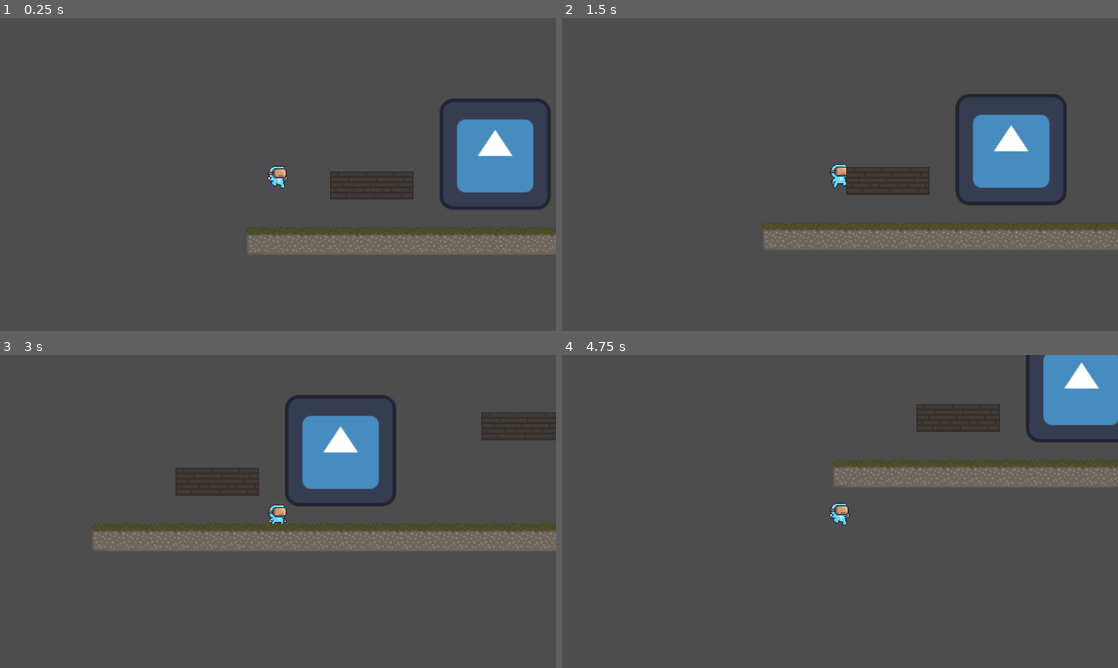
Above: before the commit, frames 1-4 (two rows, left to right).
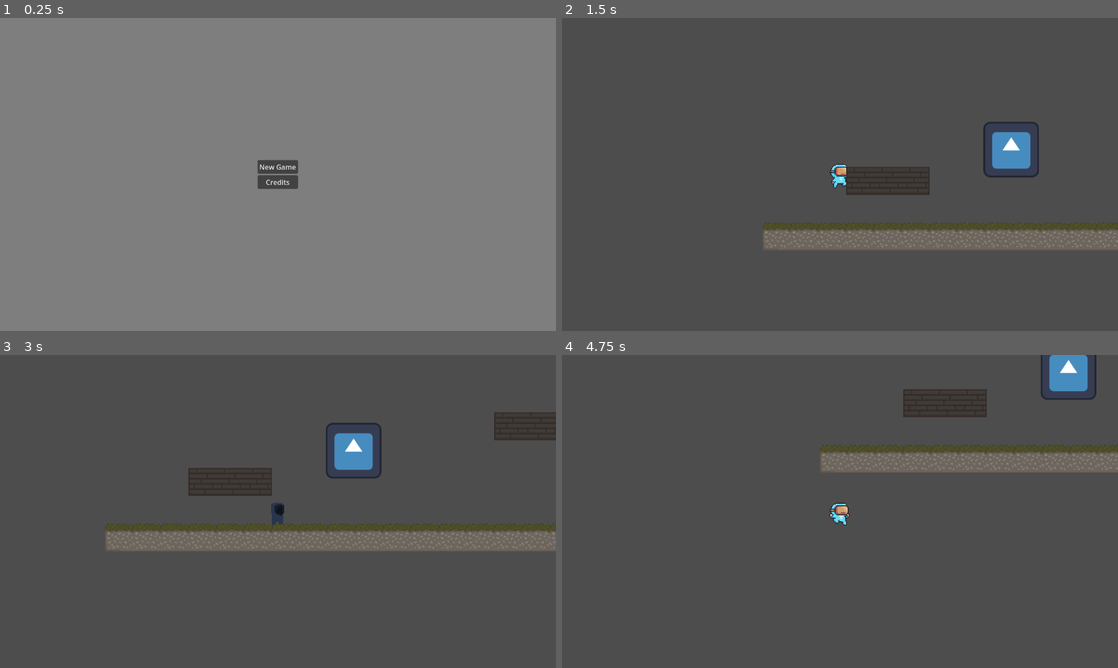
Above: after the commit, the same moments.

Repository: Sederic/Hook-Hero
Game: Godot game, scene res://Scenes/level.tscn
Two runs of this game, one before a commit and one after it. Both use one fixed random seed, a clock stepped at 60 frames per second and the inputs below. The engine's default icon, where the game draws it, is replaced by a stand-in: a white triangle on a blue panel in a dark square.
Inputs (mouse positions are in pixels of both pictures, inside the frame that each line leads up to):
- Up to frame 1 (0.25 s): no input
- Up to frame 2 (1.5 s): click (840, 168) at 0.5 s, where only the run after the commit has a clickable "New Game"; tap Enter at 1.25 s; hold D (Right) from 1.28 s (still down); tap Space (Space) at 1.35 s
- Up to frame 3 (3 s): tap Space (Space) at 2.1 s; release D (Right) at 2.75 s; click "New Game" at 2.75 s
- Up to frame 4 (4.75 s): hold A (Left) 3.53-4.28 s; tap Space (Space) at 3.6, 4.35 s; hold D (Right) from 4.28 s (still down)

The runs differ from the first frame. In frame 1, 99% of the frame differs, in the area x 0-100%, y 0-100%; in frame 2, 3.6%; in frame 3, 4.7%; in frame 4, 9.7%.

Commit message:
made UI less annoying in editor

Diff:
--- a/Scenes/enemy.tscn
+++ b/Scenes/enemy.tscn
@@ -6,7 +6,7 @@
 [sub_resource type="RectangleShape2D" id="RectangleShape2D_psi57"]
 size = Vector2(128, 128)
 
-[node name="Sprite2D" type="Sprite2D"]
+[node name="enemy" type="Sprite2D"]
 position = Vector2(350, 300)
 texture = ExtResource("1_47b3f")
 script = ExtResource("2_akc2x")
--- a/Scenes/level.tscn
+++ b/Scenes/level.tscn
@@ -18,13 +18,15 @@
 render_target_update_mode = 4
 
 [node name="TileMap" parent="SubViewportContainer/SubViewport" instance=ExtResource("1_5ml2h")]
+visible = false
 position = Vector2(205, 2.08165e-12)
 layer_0/tile_data = PackedInt32Array(262152, 0, 1, 327688, 0, 2, 393224, 0, 3, 1638400, 131072, 1, 1703936, 131072, 2,  …(5205 unchanged characters)…
 
 [node name="Player" parent="SubViewportContainer/SubViewport" instance=ExtResource("2_tiybw")]
 position = Vector2(100, 300)
 
-[node name="Sprite2D" parent="SubViewportContainer/SubViewport" instance=ExtResource("3_ry0cf")]
+[node name="enemy" parent="SubViewportContainer/SubViewport" instance=ExtResource("3_ry0cf")]
+scale = Vector2(0.5, 0.5)
 
 [node name="TileMap2" type="TileMap" parent="SubViewportContainer/SubViewport"]
 tile_set = ExtResource("4_wm045")
--- a/Scenes/player.tscn
+++ b/Scenes/player.tscn
@@ -1,10 +1,11 @@
-[gd_scene load_steps=32 format=3 uid="uid://cx6ynvugm2vrq"]
+[gd_scene load_steps=33 format=3 uid="uid://cx6ynvugm2vrq"]
 
 [ext_resource type="Script" path="res://Scripts/player.gd" id="1_6nljk"]
 [ext_resource type="Texture2D" uid="uid://5tc2y2fgrvhv" path="res://Assets/Textures/Player Animations/Fall (32x32).png" id="2_yhubi"]
 [ext_resource type="Texture2D" uid="uid://dt4th55sxdnev" path="res://Assets/Textures/Player Animations/Idle (32x32).png" id="3_yvfoo"]
 [ext_resource type="Texture2D" uid="uid://clm74ap8ivrqn" path="res://Assets/Textures/Player Animations/Run (32x32).png" id="4_mj5xc"]
 [ext_resource type="Texture2D" uid="uid://bst5jp8h44icy" path="res://Assets/Textures/Player Animations/Jump (32x32).png" id="4_vfg2h"]
+[ext_resource type="Texture2D" uid="uid://n7dhv63dw3ni" path="res://Assets/Textures/Player Animations/player_ideas_jorge.png" id="6_elq1s"]
 
 [sub_resource type="RectangleShape2D" id="RectangleShape2D_syfoe"]
 size = Vector2(15, 24)
@@ -200,6 +201,14 @@
 }],
 "loop": true,
 "name": &"Run",
+"speed": 5.0
+}, {
+"frames": [{
+"duration": 1.0,
+"texture": ExtResource("6_elq1s")
+}],
+"loop": true,
+"name": &"test",
 "speed": 5.0
 }]
 
@@ -223,7 +232,7 @@
 texture_filter = 1
 position = Vector2(-1, 0)
 sprite_frames = SubResource("SpriteFrames_r8d3c")
-animation = &"Jump"
+animation = &"test"
 speed_scale = 2.0
 
 [node name="JumpSound" type="AudioStreamPlayer2D" parent="."]
--- a/Scripts/game_manager.gd
+++ b/Scripts/game_manager.gd
@@ -8,6 +8,7 @@
 	root = get_tree().root
 	player = get_node("/root/Level/SubViewportContainer/SubViewport/Player")
 	ui = get_node("/root/Level/SubViewportContainer/CanvasLayer/UI")
+	ui.show()
 	debug()
 
 func player_death():
--- a/Scripts/player.gd
+++ b/Scripts/player.gd
@@ -46,7 +46,8 @@
 		if direction:
 			player_animation.play("Run")
 		else:
-			player_animation.play("Idle")
+			#player_animation.play("Idle")
+			player_animation.play("test")
 	else:
 		if velocity.y > 0:
 			player_animation.play("Fall")
Binary file added: Assets/Textures/Player Animations/player_ideas_jorge.png
Not shown, added: Assets/Textures/Player Animations/player_ideas_jorge.png.import
Not shown, changed: Assets/Textures/.DS_Store
Not shown, added: Assets/Textures/Player Animations/Run - Jorge.kra
Not shown, added: Assets/Textures/Player Animations/Run - Jorge.kra~
Not shown, added: Assets/Textures/Player Animations/player_ideas_jorge.kra
Not shown, added: Assets/Textures/Player Animations/player_ideas_jorge.kra~
Not shown, added: Assets/Textures/Player Animations/player_ideas_jorge.png~
